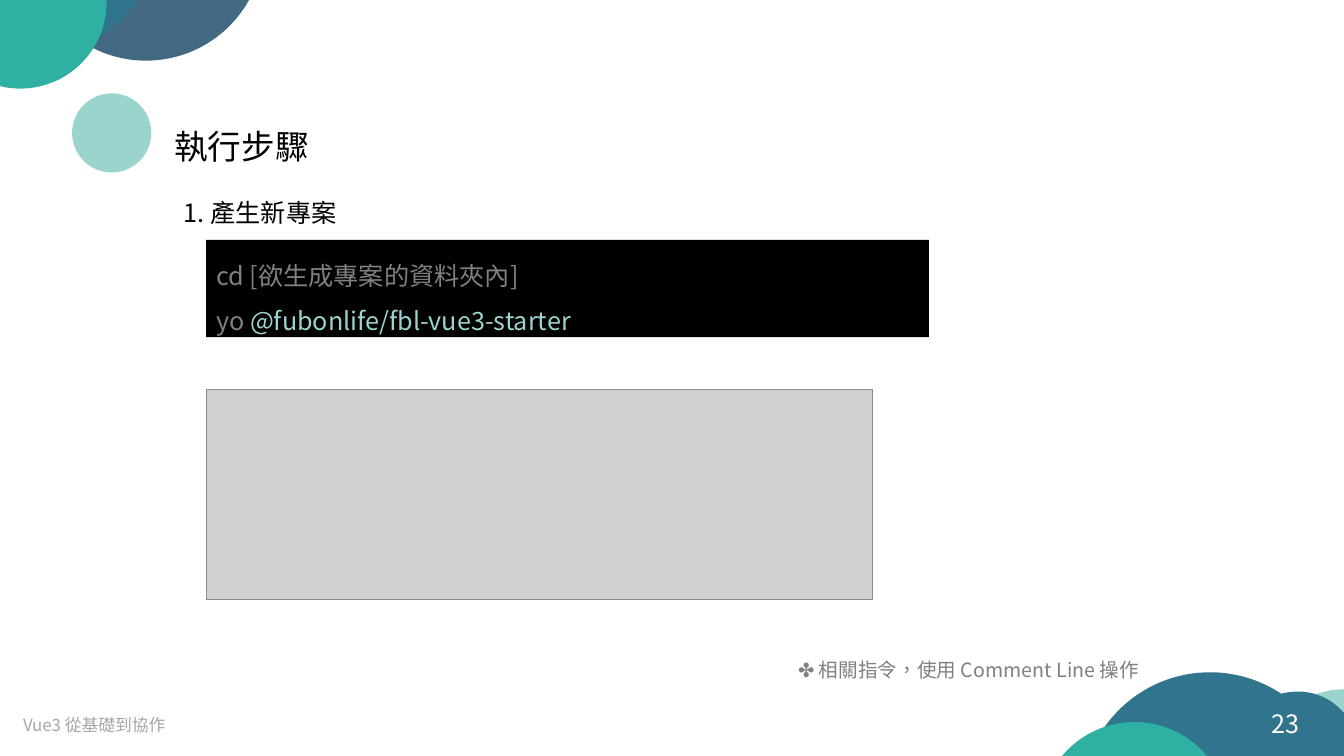
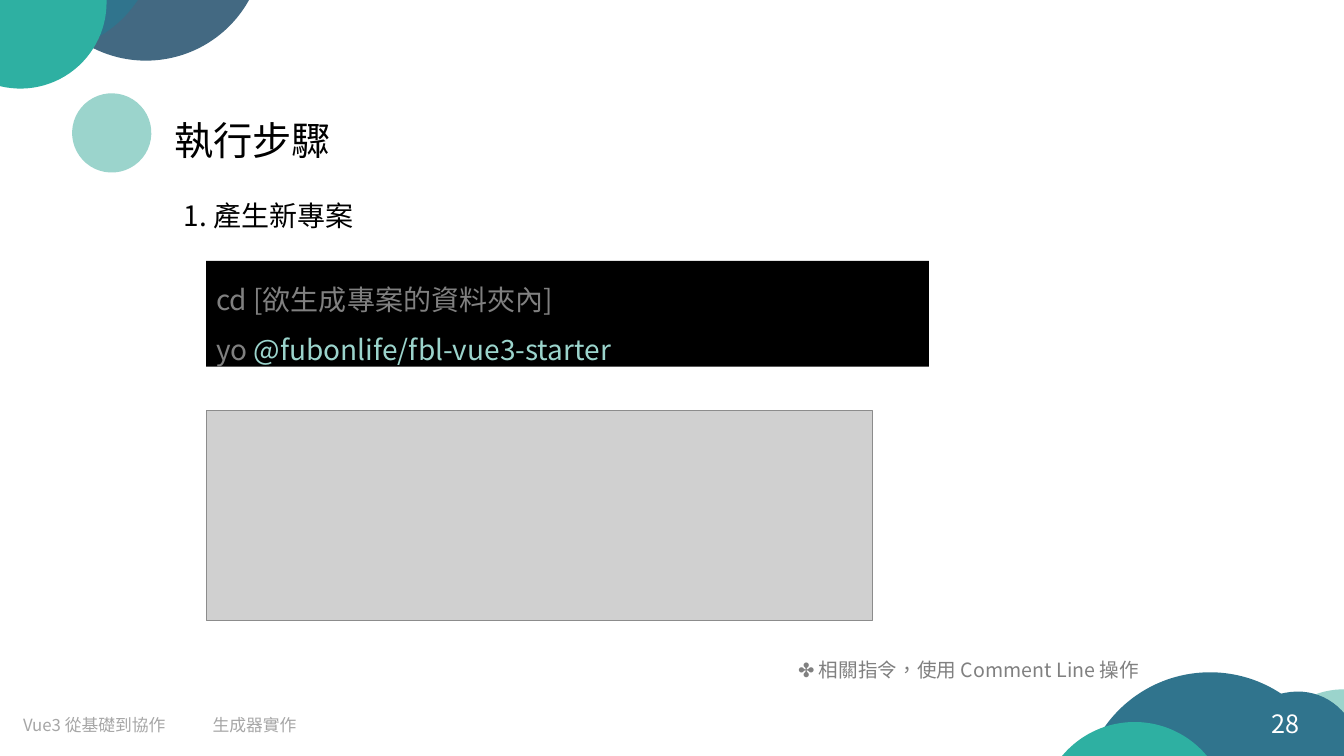
Before and after one commit to arx827/myDrive, a slide deck: slide 28 of Vue.js 從基礎到協作.pptx (slide 23 before the commit). Drawn at 1344x756 pixels with LibreOffice and Linux fonts; fonts in the diff are those of the drawing; grey boxes stand for pictures. Boxes give left, top, right and bottom in pixels: in the first picture for what was removed or moved away, otherwise in the second. Text is boxed around its words. In the diff, an @@ line names an element or a change of style, - is before the commit and + after.

```diff
--- a/Vue.js 從基礎到協作.pptx
+++ b/Vue.js 從基礎到協作.pptx
@@ text "執行步驟" moved from (x1=174, y1=130, x2=308, y2=162) to (x1=174, y1=122, x2=331, y2=159) @@
@@ text "執行步驟" at (x1=174, y1=122, x2=331, y2=159): size 24 to 28 pt @@
@@ text "1. 產生新專案" at (x1=184, y1=202, x2=354, y2=229): size 18 to 20 pt @@
@@ rectangle "cd [欲生成專案的資料夾內] yo @fubonlife/fbl-vue3-starter" at (x1=207, y1=261, x2=930, y2=367): size 18 to 20 pt @@
@@ rectangle "cd [欲生成專案的資料夾內] yo @fubonlife/fbl-vue3-starter" resized from (x1=207, y1=240, x2=930, y2=337) to (x1=207, y1=261, x2=930, y2=367) @@
@@ picture moved from (x1=207, y1=390, x2=873, y2=600) to (x1=207, y1=411, x2=873, y2=621) @@
@@ text added at (x1=213, y1=717, x2=297, y2=732), 12 pt, text #A6A6A6 @@
+生成器實作
@@ page number at (x1=1272, y1=714, x2=1300, y2=734): text changed @@
-23
+28
```
Also in this commit, not shown: 27 other slides changed, 5 slides added, 1 other file.
